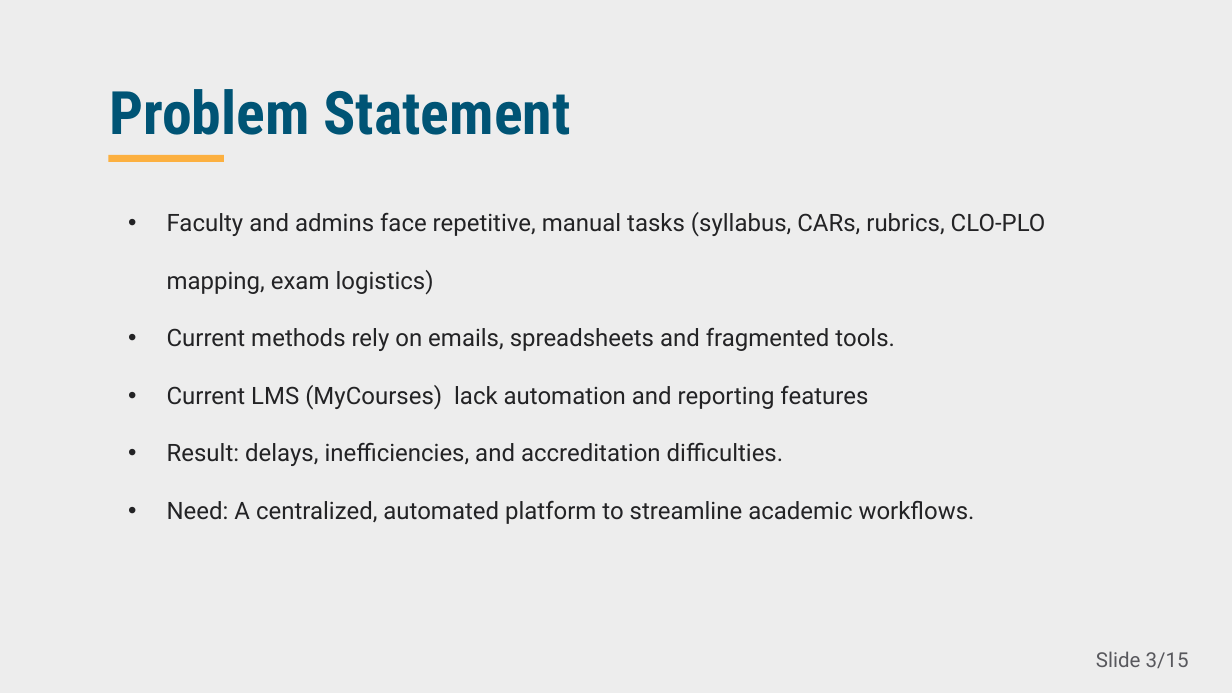
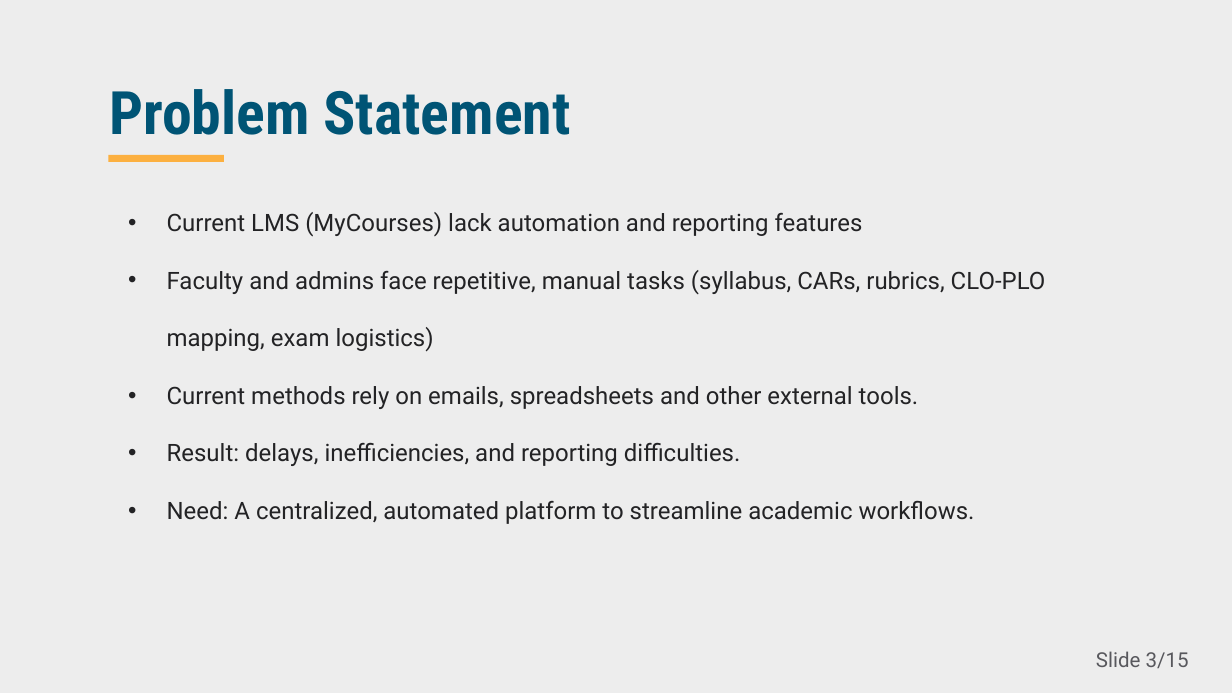
Before and after one commit to JeedaKotob/courseGenie, a slide deck: slide 3 of Deliverable2/Deliverable2_PPT_CourseGenie+.pptx. Drawn at 1232x693 pixels with LibreOffice and Linux fonts; fonts in the diff are those of the drawing; background and template pictures are left out. Boxes give left, top, right and bottom in pixels: in the first picture for what was removed or moved away, otherwise in the second. Text is boxed around its words. In the diff, an @@ line names an element or a change of style, - is before the commit and + after.

```diff
--- a/Deliverable2/Deliverable2_PPT_CourseGenie+.pptx
+++ b/Deliverable2/Deliverable2_PPT_CourseGenie+.pptx
@@ text at <box>167,212,863,237</box>: paragraph added @@
+• Current LMS (MyCourses) lack automation and reporting features
@@ text at <box>167,386,919,466</box>: text changed @@
-• Current methods rely on emails, spreadsheets and fragmented tools.
-• Current LMS (MyCourses) lack automation and reporting features
-• Result: delays, inefficiencies, and accreditation difficulties.
+• Current methods rely on emails, spreadsheets and other external tools.
+• Result: delays, inefficiencies, and reporting difficulties.
```
Also in this commit, not shown: 4 other slides changed, 1 other file.
